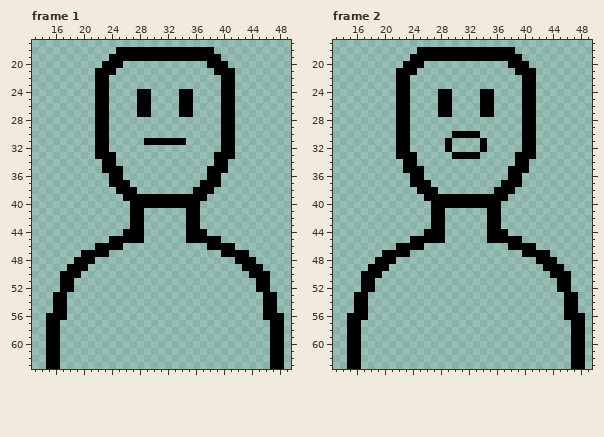
Pixel-art file, stored at assets/characters/Template.aseprite. Above, as it was before the edit.
64x64 pixels, 2 frames. Shown: frame 1: x 13..49, y 17..63; frame 2: x 13..49, y 17..63.
After:
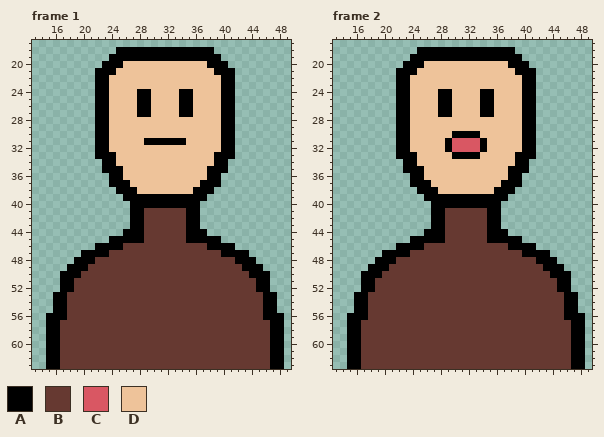
Palette (. is transparent): A #000000  B #663931  C #d95763  D #eec39a
Changes in this commit:
--- frame 1
@@ x 13..49 @@
 19 ...........AAAAAAAAAAAAAAAA..........
-20 ..........AAA............AAA.........
-21 .........AAA..............AAA........
-22 .........AA................AA........
-23 .........AA................AA........
-24 .........AA....AA....AA....AA........
-25 .........AA....AA....AA....AA........
-26 .........AA....AA....AA....AA........
-27 .........AA....AA....AA....AA........
-28 .........AA................AA........
-29 .........AA................AA........
-30 .........AA................AA........
-31 .........AA.....AAAAAA.....AA........
-32 .........AA................AA........
-33 .........AAA..............AAA........
-34 ..........AA..............AA.........
-35 ..........AAA............AAA.........
-36 ...........AA............AA..........
-37 ...........AAA..........AAA..........
-38 ............AAA........AAA...........
+20 ..........AAADDDDDDDDDDDDAAA.........
+21 .........AAADDDDDDDDDDDDDDAAA........
+22 .........AADDDDDDDDDDDDDDDDAA........
+23 .........AADDDDDDDDDDDDDDDDAA........
+24 .........AADDDDAADDDDAADDDDAA........
+25 .........AADDDDAADDDDAADDDDAA........
+26 .........AADDDDAADDDDAADDDDAA........
+27 .........AADDDDAADDDDAADDDDAA........
+28 .........AADDDDDDDDDDDDDDDDAA........
+29 .........AADDDDDDDDDDDDDDDDAA........
+30 .........AADDDDDDDDDDDDDDDDAA........
+31 .........AADDDDDAAAAAADDDDDAA........
+32 .........AADDDDDDDDDDDDDDDDAA........
+33 .........AAADDDDDDDDDDDDDDAAA........
+34 ..........AADDDDDDDDDDDDDDAA.........
+35 ..........AAADDDDDDDDDDDDAAA.........
+36 ...........AADDDDDDDDDDDDAA..........
+37 ...........AAADDDDDDDDDDAAA..........
+38 ............AAADDDDDDDDAAA...........
 39 .............AAAAAAAAAAAA............
 40 ..............AAAAAAAAAA.............
-41 ..............AA......AA.............
-42 ..............AA......AA.............
-43 ..............AA......AA.............
-44 .............AAA......AAA............
-45 ...........AAAAA......AAAAA..........
-46 .........AAAA............AAAA........
-47 .......AAAA................AAAA......
-48 ......AAA....................AAA.....
-49 .....AAA......................AAA....
-50 ....AAA........................AAA...
-51 ....AA..........................AA...
-52 ....AA..........................AA...
-53 ...AA............................AA..
-54 ...AA............................AA..
-55 ...AA............................AA..
-56 ..AAA............................AAA.
-57 ..AA..............................AA.
-58 ..AA..............................AA.
-59 ..AA..............................AA.
-60 ..AA..............................AA.
-61 ..AA..............................AA.
-62 ..AA..............................AA.
-63 ..AA..............................AA.
+41 ..............AABBBBBBAA.............
+42 ..............AABBBBBBAA.............
+43 ..............AABBBBBBAA.............
+44 .............AAABBBBBBAAA............
+45 ...........AAAAABBBBBBAAAAA..........
+46 .........AAAABBBBBBBBBBBBAAAA........
+47 .......AAAABBBBBBBBBBBBBBBBAAAA......
+48 ......AAABBBBBBBBBBBBBBBBBBBBAAA.....
+49 .....AAABBBBBBBBBBBBBBBBBBBBBBAAA....
+50 ....AAABBBBBBBBBBBBBBBBBBBBBBBBAAA...
+51 ....AABBBBBBBBBBBBBBBBBBBBBBBBBBAA...
+52 ....AABBBBBBBBBBBBBBBBBBBBBBBBBBAA...
+53 ...AABBBBBBBBBBBBBBBBBBBBBBBBBBBBAA..
+54 ...AABBBBBBBBBBBBBBBBBBBBBBBBBBBBAA..
+55 ...AABBBBBBBBBBBBBBBBBBBBBBBBBBBBAA..
+56 ..AAABBBBBBBBBBBBBBBBBBBBBBBBBBBBAAA.
+57 ..AABBBBBBBBBBBBBBBBBBBBBBBBBBBBBBAA.
+58 ..AABBBBBBBBBBBBBBBBBBBBBBBBBBBBBBAA.
+59 ..AABBBBBBBBBBBBBBBBBBBBBBBBBBBBBBAA.
+60 ..AABBBBBBBBBBBBBBBBBBBBBBBBBBBBBBAA.
+61 ..AABBBBBBBBBBBBBBBBBBBBBBBBBBBBBBAA.
+62 ..AABBBBBBBBBBBBBBBBBBBBBBBBBBBBBBAA.
+63 ..AABBBBBBBBBBBBBBBBBBBBBBBBBBBBBBAA.
--- frame 2
@@ x 13..49 @@
 19 ...........AAAAAAAAAAAAAAAA..........
-20 ..........AAA............AAA.........
-21 .........AAA..............AAA........
-22 .........AA................AA........
-23 .........AA................AA........
-24 .........AA....AA....AA....AA........
-25 .........AA....AA....AA....AA........
-26 .........AA....AA....AA....AA........
-27 .........AA....AA....AA....AA........
-28 .........AA................AA........
-29 .........AA................AA........
-30 .........AA......AAAA......AA........
-31 .........AA.....A....A.....AA........
-32 .........AA.....A....A.....AA........
-33 .........AAA.....AAAA.....AAA........
-34 ..........AA..............AA.........
-35 ..........AAA............AAA.........
-36 ...........AA............AA..........
-37 ...........AAA..........AAA..........
-38 ............AAA........AAA...........
+20 ..........AAADDDDDDDDDDDDAAA.........
+21 .........AAADDDDDDDDDDDDDDAAA........
+22 .........AADDDDDDDDDDDDDDDDAA........
+23 .........AADDDDDDDDDDDDDDDDAA........
+24 .........AADDDDAADDDDAADDDDAA........
+25 .........AADDDDAADDDDAADDDDAA........
+26 .........AADDDDAADDDDAADDDDAA........
+27 .........AADDDDAADDDDAADDDDAA........
+28 .........AADDDDDDDDDDDDDDDDAA........
+29 .........AADDDDDDDDDDDDDDDDAA........
+30 .........AADDDDDDAAAADDDDDDAA........
+31 .........AADDDDDACCCCADDDDDAA........
+32 .........AADDDDDACCCCADDDDDAA........
+33 .........AAADDDDDAAAADDDDDAAA........
+34 ..........AADDDDDDDDDDDDDDAA.........
+35 ..........AAADDDDDDDDDDDDAAA.........
+36 ...........AADDDDDDDDDDDDAA..........
+37 ...........AAADDDDDDDDDDAAA..........
+38 ............AAADDDDDDDDAAA...........
 39 .............AAAAAAAAAAAA............
 40 ..............AAAAAAAAAA.............
-41 ..............AA......AA.............
-42 ..............AA......AA.............
-43 ..............AA......AA.............
-44 .............AAA......AAA............
-45 ...........AAAAA......AAAAA..........
-46 .........AAAA............AAAA........
-47 .......AAAA................AAAA......
-48 ......AAA....................AAA.....
-49 .....AAA......................AAA....
-50 ....AAA........................AAA...
-51 ....AA..........................AA...
-52 ....AA..........................AA...
-53 ...AA............................AA..
-54 ...AA............................AA..
-55 ...AA............................AA..
-56 ..AAA............................AAA.
-57 ..AA..............................AA.
-58 ..AA..............................AA.
-59 ..AA..............................AA.
-60 ..AA..............................AA.
-61 ..AA..............................AA.
-62 ..AA..............................AA.
-63 ..AA..............................AA.
+41 ..............AABBBBBBAA.............
+42 ..............AABBBBBBAA.............
+43 ..............AABBBBBBAA.............
+44 .............AAABBBBBBAAA............
+45 ...........AAAAABBBBBBAAAAA..........
+46 .........AAAABBBBBBBBBBBBAAAA........
+47 .......AAAABBBBBBBBBBBBBBBBAAAA......
+48 ......AAABBBBBBBBBBBBBBBBBBBBAAA.....
+49 .....AAABBBBBBBBBBBBBBBBBBBBBBAAA....
+50 ....AAABBBBBBBBBBBBBBBBBBBBBBBBAAA...
+51 ....AABBBBBBBBBBBBBBBBBBBBBBBBBBAA...
+52 ....AABBBBBBBBBBBBBBBBBBBBBBBBBBAA...
+53 ...AABBBBBBBBBBBBBBBBBBBBBBBBBBBBAA..
+54 ...AABBBBBBBBBBBBBBBBBBBBBBBBBBBBAA..
+55 ...AABBBBBBBBBBBBBBBBBBBBBBBBBBBBAA..
+56 ..AAABBBBBBBBBBBBBBBBBBBBBBBBBBBBAAA.
+57 ..AABBBBBBBBBBBBBBBBBBBBBBBBBBBBBBAA.
+58 ..AABBBBBBBBBBBBBBBBBBBBBBBBBBBBBBAA.
+59 ..AABBBBBBBBBBBBBBBBBBBBBBBBBBBBBBAA.
+60 ..AABBBBBBBBBBBBBBBBBBBBBBBBBBBBBBAA.
+61 ..AABBBBBBBBBBBBBBBBBBBBBBBBBBBBBBAA.
+62 ..AABBBBBBBBBBBBBBBBBBBBBBBBBBBBBBAA.
+63 ..AABBBBBBBBBBBBBBBBBBBBBBBBBBBBBBAA.
Changed places in both pictures, as pixel boxes (x1, y1, x2, y2):
added: (60, 61, 270, 369)
added: (361, 61, 571, 369)
